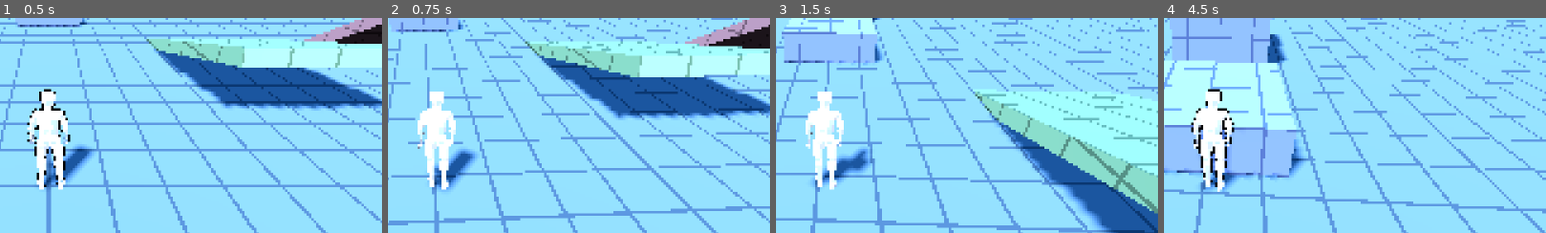
Above: before the commit, frames 1-4 (left to right).
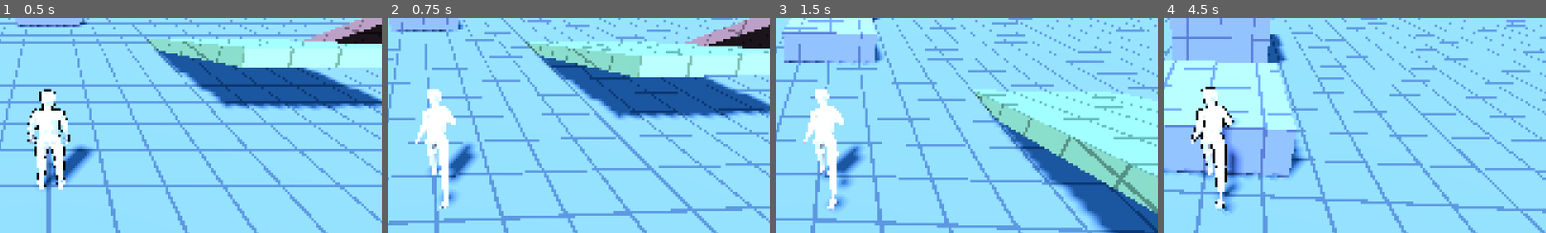
Above: after the commit, the same moments.

Repository: trentteinert/3D-PixelArt-TEST
Game: Godot game, scene res://scenes/test_area.tscn
Same seed, same stepped clock (60 frames per second), same inputs: the game is played once before the commit and once after it.
Inputs (mouse positions are % of the whole screen's width and height, from its top left):
- Up to frame 1 (0.5 s): no input
- Up to frame 2 (0.75 s): move the mouse to (55, 50) at 0.52 s; hold W (move_forward) from 0.53 s (still down); hold T (cycle_shader) from 0.53 s (still down); click (55, 50) at 0.67 s
- Up to frame 3 (1.5 s): keep holding W (move_forward); tap Space (jump) at 0.77, 1.07 s; tap Shift (sprint) at 0.8, 1.35 s; move the mouse to (45, 50) at 1.27 s; release T (cycle_shader) at 1.28 s
- Up to frame 4 (4.5 s): keep holding W (move_forward); tap Space (jump) at 1.52, 1.55, 1.82, 2.1, 3.02, 3.32, 3.77, 3.8, 4.07 s; move the mouse to (52, 48) at 2.02 s; hold T (cycle_shader) 2.03-2.78 s; move the mouse to (49, 52) at 2.77 s; tap T (cycle_shader) at 2.85 s; click (49, 52) at 2.92 s; tap Shift (sprint) at 3.05 s; move the mouse to (57, 51) at 3.52 s; hold Shift (sprint) 3.53-4.28 s; move the mouse to (42, 49) at 4.27 s; tap E (toggle_edges) at 4.35 s
The pictures show only the part of the screen within x 44-94%, y 28-78%; the shares and areas given below are measured in that part.

Frame 1 is identical in both runs. In frame 2, 1.8% of the frame differs, in the area x 7-23%, y 32-89%; in frame 3, 2.5%; in frame 4, 3.1%, in the area x 7-21%, y 32-91%.

Commit message:
Walk reuses slowed run animation; add jump timing options
Co-Authored-By: Claude Sonnet 5.5 <noreply@anthropic.com>
Claude-Session: https://claude.ai/code/session_01Xiux81rrMFYVmhBeLoAXKG

Diff:
--- a/scripts/character_model.gd
+++ b/scripts/character_model.gd
@@ -8,7 +8,6 @@
 
 ## Animation files exported from Mixamo on the same skeleton as the hero.
 const ANIMATION_FILES := {
-	"walk": "res://models/animations/walk.fbx",
 	"run": "res://models/animations/run.fbx",
 	"jump": "res://models/animations/jump.fbx",
 }
@@ -24,6 +23,16 @@
 @export var walk_threshold := 0.5
 @export var run_threshold := 7.0
 @export var blend_time := 0.2
+## Walking reuses the run animation at this playback speed (1.0 = same as running).
+@export_range(0.1, 1.5) var walk_speed_scale := 0.55
+
+@export_group("Jump Timing")
+## Where in the jump animation (seconds) to start when you leave the ground. Skip the crouch by raising this.
+@export var jump_start_time := 0.0
+## Playback speed of the jump animation.
+@export_range(0.1, 3.0) var jump_speed_scale := 1.0
+## Freeze the jump pose at this time (seconds) while still in the air. 0 = play to the end, then hold.
+@export var jump_hold_time := 0.0
 
 var style: Style = Style.TOON_OUTLINE
 
@@ -48,13 +57,15 @@
 	if _anim == null:
 		return
 	if not on_floor:
-		_play("jump", false)
+		_play("jump", "jump", false, jump_speed_scale, jump_start_time)
+		if jump_hold_time > 0.0 and _anim.current_animation_position >= jump_hold_time:
+			_anim.pause()
 	elif speed > run_threshold:
-		_play("run")
+		_play("run", "run")
 	elif speed > walk_threshold:
-		_play("walk")
+		_play("walk", "run", true, walk_speed_scale)
 	else:
-		_play("idle")
+		_play("idle", "idle")
 
 
 func cycle_style() -> void:
@@ -65,14 +76,17 @@
 	print("Character style: ", Style.keys()[style])
 
 
-func _play(anim_name: String, loop := true) -> void:
-	if _state == anim_name:
+## state is what we're doing; anim_name is which clip plays for it (walk reuses "run").
+func _play(state: String, anim_name: String, loop := true, speed := 1.0, start_time := 0.0) -> void:
+	if _state == state:
 		return
-	_state = anim_name
+	_state = state
 	var full := "%s/%s" % [LIBRARY, anim_name]
 	if _anim.has_animation(full):
 		_anim.get_animation(full).loop_mode = Animation.LOOP_LINEAR if loop else Animation.LOOP_NONE
-		_anim.play(full, blend_time)
+		_anim.play(full, blend_time, speed)
+		if start_time > 0.0:
+			_anim.seek(start_time, true)
 
 
 func _setup_materials() -> void:
@@ -124,7 +138,7 @@
 		inst.free()
 
 	_anim.add_animation_library(LIBRARY, library)
-	_play("idle")
+	_play("idle", "idle")
 
 
 func _first_animation(player: AnimationPlayer) -> Animation:
Binary file removed: models/animations/walk.fbx
